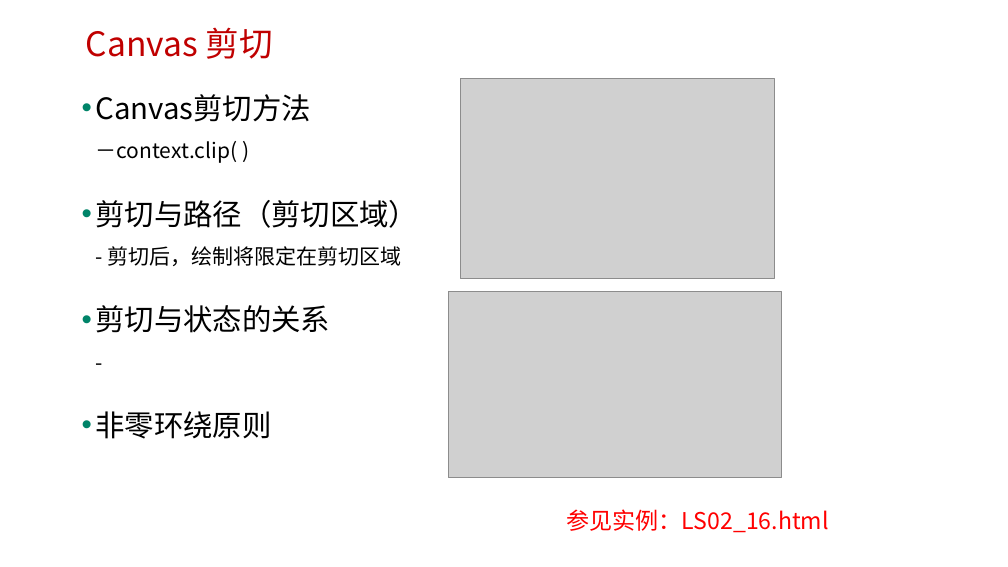
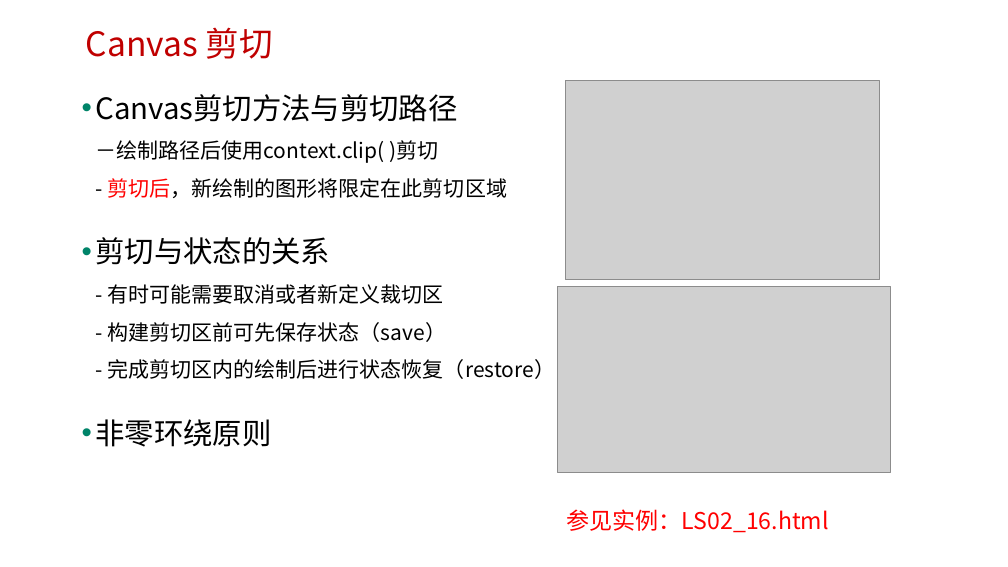
Before and after one commit to edu2act/course-H5-Animation-and-Game-Development, a slide deck: slide 40 of 课程PPT/（02）H5 Canvas图形绘制.pptx. Drawn at 1008x567 pixels with LibreOffice and Linux fonts; fonts in the diff are those of the drawing; grey boxes stand for pictures; background and template pictures are left out. Boxes give left, top, right and bottom in pixels: in the first picture for what was removed or moved away, otherwise in the second. Text is boxed around its words. In the diff, an @@ line names an element or a change of style, - is before the commit and + after.

```diff
--- a/课程PPT/（02）H5 Canvas图形绘制.pptx
+++ b/课程PPT/（02）H5 Canvas图形绘制.pptx
@@ picture: place and size @@
-picture at (461, 79, 774, 278)
+picture at (566, 80, 879, 280)
@@ text at (95, 94, 555, 379): text changed @@
-• Canvas剪切方法
-  －context.clip( )
-• 剪切与路径（剪切区域）
-  - 剪切后，绘制将限定在剪切区域
-• 剪切与状态的关系
-  -
+• Canvas剪切方法与剪切路径
+  －绘制路径后使用context.clip( )剪切
+  - 剪切后，新绘制的图形将限定在此剪切区域
+• 剪切与状态的关系
+  - 有时可能需要取消或者新定义裁切区
+  - 构建剪切区前可先保存状态（save）
+  - 完成剪切区内的绘制后进行状态恢复（restore）
@@ picture: place and size @@
-picture at (448, 291, 782, 477)
+picture at (557, 286, 891, 472)
```
Also in this commit, not shown: 4 other files.
